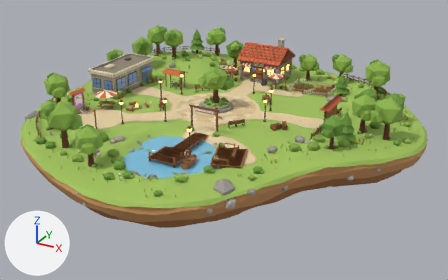
Before and after pictures for a commit that changed the glTF model public/playground/island.glb.
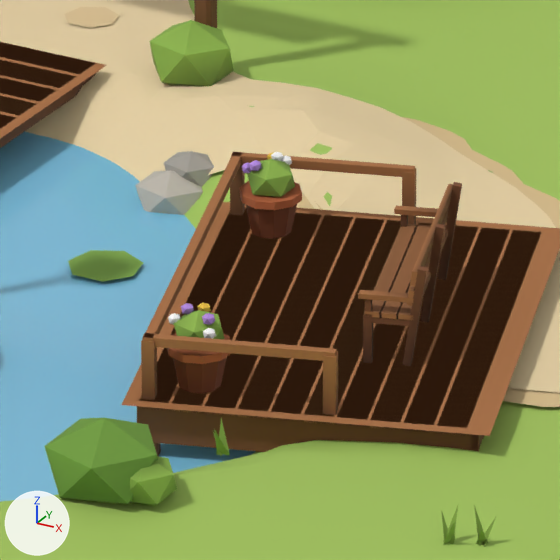
Each version is shown whole from a 50 mm camera at (38.22, -67.26, 29.22) aimed at (8.33, -12.92, 2.05), then close up on the part from 44% to 55% of the width and 46% to 64% of the height. The lights are fixed; the arrows at lower left show +X, +Y and +Z. The first two pictures are the older version. Where no turn or scale is listed for an object, it has been applied to the vertices.

Script lines for the objects in view, before the commit:
```python
me_block_bench_07 = bpy.data.meshes.new('block_bench_07')
me_block_bench_07.from_pydata(...)  # 144 vertices, 216 faces; spans x -1.01..1.01, y -0.29..0.35, z 0.0..1.0
# faces by material slot: [132, 84]
me_block_bench_07.materials.append(mat_trim)
me_block_bench_07.materials.append(mat_wood)
me_deco_bushes = bpy.data.meshes.new('deco_bushes')
me_deco_bushes.from_pydata(...)  # 888 vertices, 1480 faces; spans x -22.9..25.6, y -23.9..22.0, z -0.3..2.1
# faces by material slot: [420, 640, 420]
me_deco_bushes.materials.append(mat_leaf_dark)
me_deco_bushes.materials.append(mat_leaf)
me_deco_bushes.materials.append(mat_grass_dark)
me_walk_deck_lookout = bpy.data.meshes.new('walk_deck_lookout')
me_walk_deck_lookout.from_pydata(...)  # 4 vertices, 2 faces; spans x -2.35..2.35, y -2.74..2.74, z 0.04
me_walk_deck_lookout.materials.append(mat_wood)
ob_block_bench_07 = bpy.data.objects.new('block_bench_07', me_block_bench_07)
ob_block_bench_07.location = (9.61, -12.85, 0.26)
ob_block_bench_07.rotation_euler = (0.0, 0.0, -1.257)  # degrees (0, 0, -72)
ob_deco_bushes = bpy.data.objects.new('deco_bushes', me_deco_bushes)
ob_deco_bushes.location = (0.0, 0.0, 0.0)
ob_walk_deck_lookout = bpy.data.objects.new('walk_deck_lookout', me_walk_deck_lookout)
ob_walk_deck_lookout.location = (9.09, -13.02, 0.22)
# also in view: 'deco_path_stones' at (0.64, 0.88, 0.06); 'deco_grass' at (1.51, -1.27, 0.84); 'deco_path_edge' at (-1.38, -0.36, -0.23); 'walk_lookout' at (9.09, -13.02, -0.05); 'block_lookout_pot_1' at (7.5, -11.7, 0.65)
```
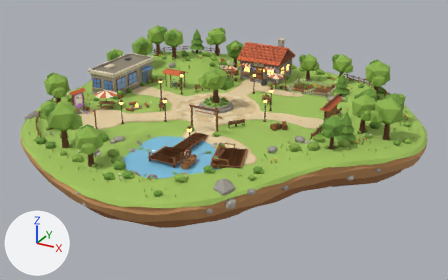
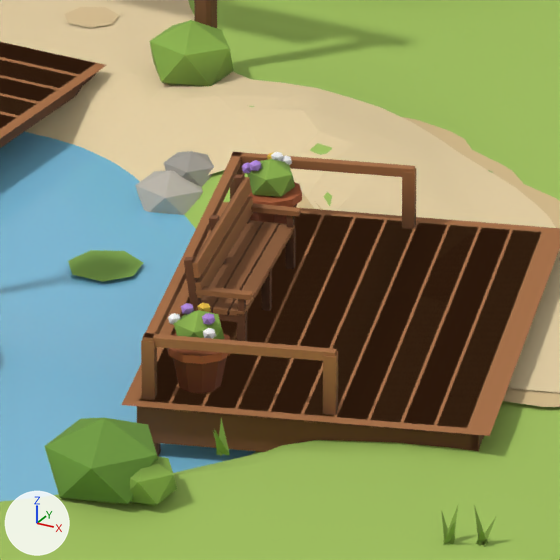
Patch to the scene script:
```diff
--- a/public/playground/island.glb.py
+++ b/public/playground/island.glb.py
@@ ob_block_bench_07 @@
 ob_block_bench_07 = bpy.data.objects.new('block_bench_07', me_block_bench_07)
-ob_block_bench_07.location = (9.61, -12.85, 0.26)
-ob_block_bench_07.rotation_euler = (0.0, 0.0, -1.257)  # degrees (0, 0, -72)
+ob_block_bench_07.location = (8.14, -13.34, 0.17)
+ob_block_bench_07.rotation_euler = (0.0, 0.0, 1.836)  # degrees (0, 0, 105)
```

Pixel boxes (x1, y1, x2, y2) of what changed, in the close-ups (560 x 560 px):
'block_bench_07', moved, turned: before (358, 182, 462, 366); after (184, 174, 301, 341)
